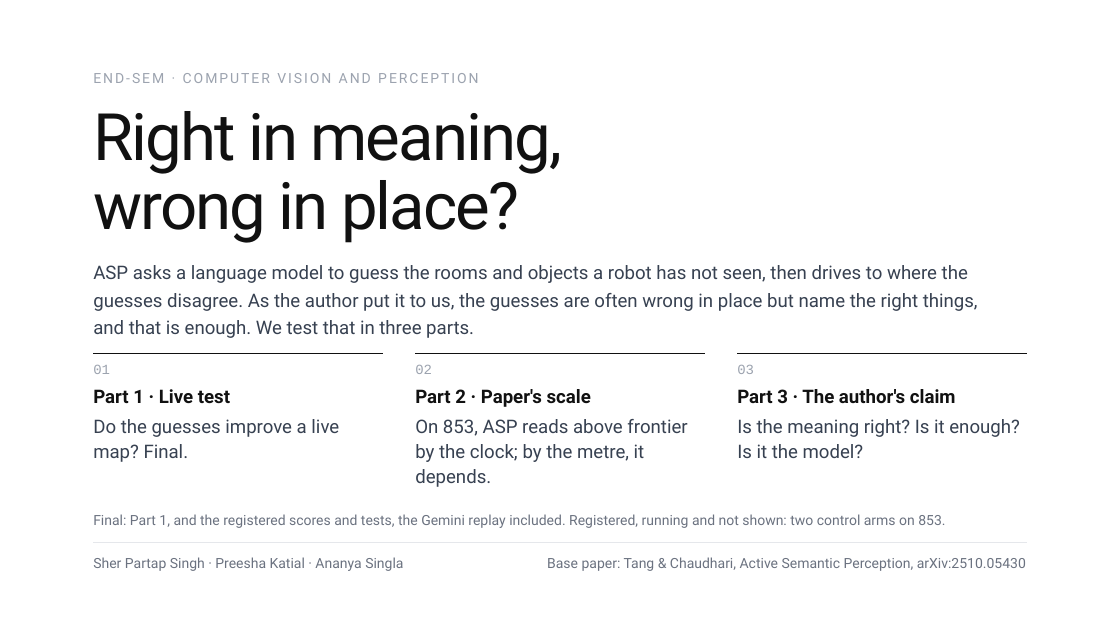
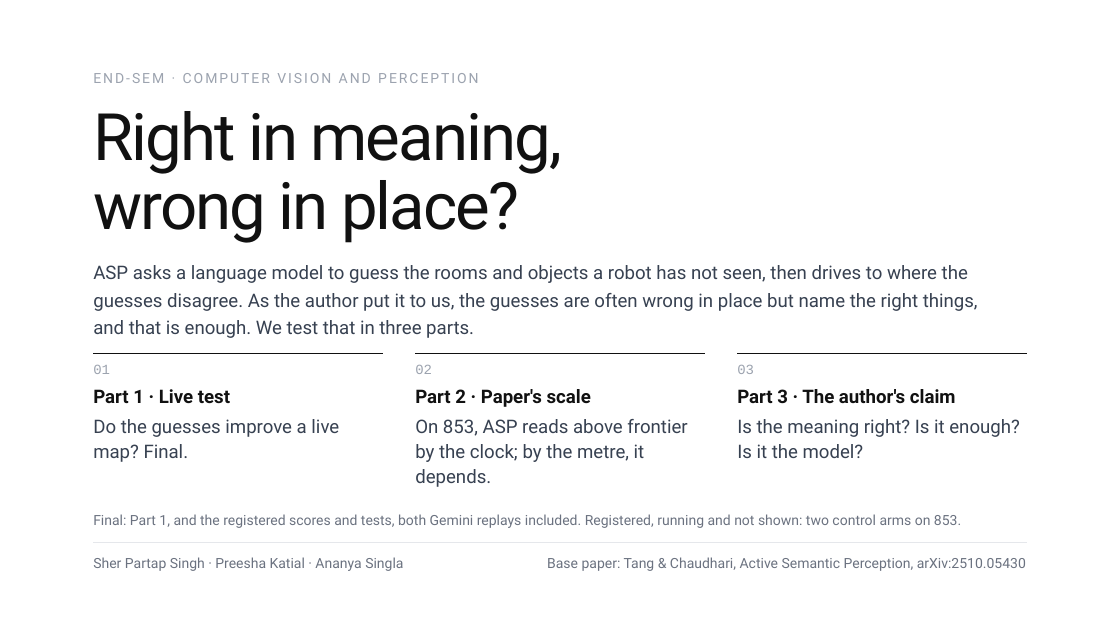
Before and after one commit to Sher110106/validity-aware-active-semantic-exploration, a slide deck: slide 1 of docs/endsem_2026-11/ASP_Endsem.pptx. Drawn at 1120x630 pixels with LibreOffice and Linux fonts; fonts in the diff are those of the drawing. Boxes give left, top, right and bottom in pixels: in the first picture for what was removed or moved away, otherwise in the second. Text is boxed around its words. In the diff, an @@ line names an element or a change of style, - is before the commit and + after.

```diff
--- a/docs/endsem_2026-11/ASP_Endsem.pptx
+++ b/docs/endsem_2026-11/ASP_Endsem.pptx
@@ text at <box>93,514,961,528</box>: text changed @@
-Final: Part 1, and the registered scores and tests, the Gemini replay included. Registered, running and not shown: two control arms on 853.
+Final: Part 1, and the registered scores and tests, both Gemini replays included. Registered, running and not shown: two control arms on 853.
```
Also in this commit, not shown: 26 other slides changed, 1 slide added, 8 other files.
